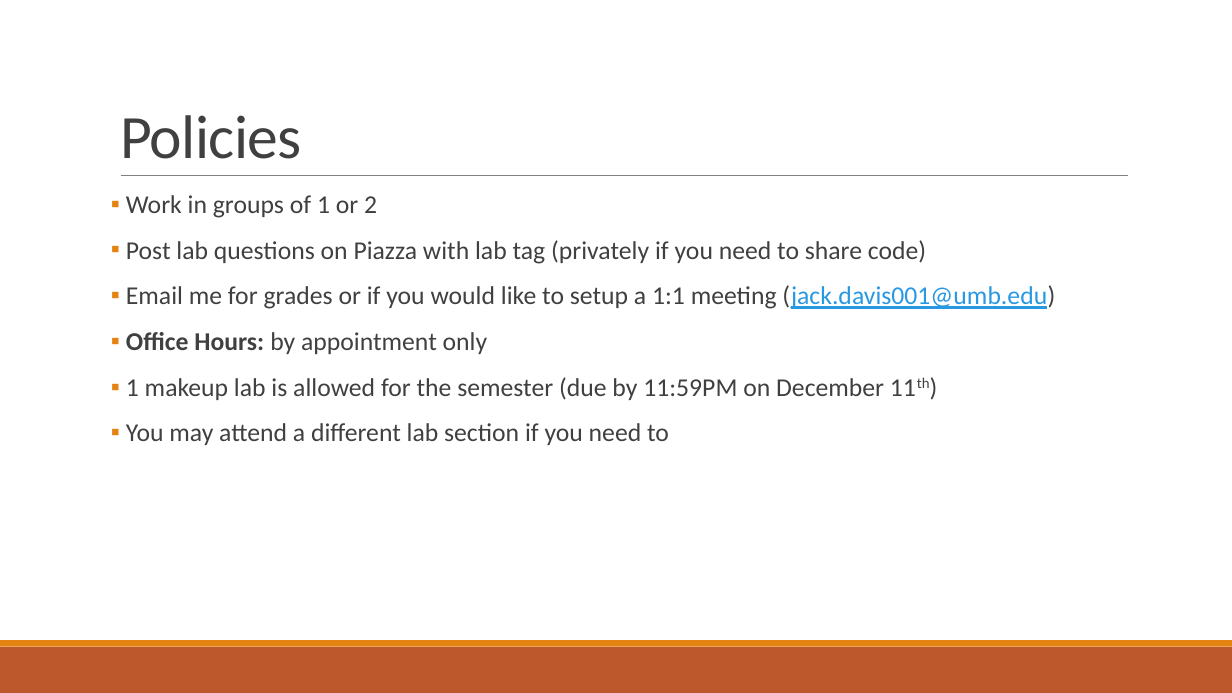
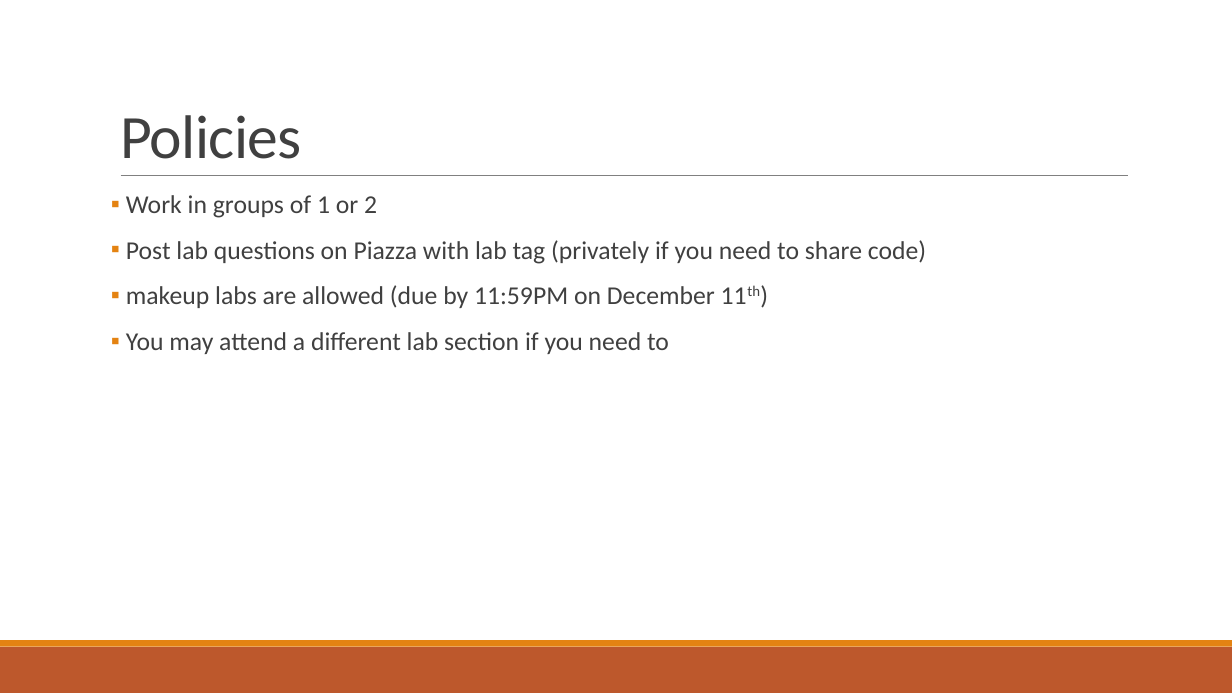
Before and after one commit to RyanZurrin/cs341, a slide deck: slide 8 of lab1/CS 341 Lab introduction.pptx (slide 7 before the commit). Drawn at 1232x693 pixels with LibreOffice and Linux fonts; fonts in the diff are those of the drawing. Boxes give left, top, right and bottom in pixels: in the first picture for what was removed or moved away, otherwise in the second. Text is boxed around its words. In the diff, an @@ line names an element or a change of style, - is before the commit and + after.

```diff
--- a/lab1/CS 341 Lab introduction.pptx
+++ b/lab1/CS 341 Lab introduction.pptx
@@ text at box(126, 285, 715, 308): text changed @@
-▪ Email me for grades or if you would like to setup a 1:1 meeting (jack.davis001@umb.edu)
-▪ Office Hours: by appointment only
-▪ 1 makeup lab is allowed for the semester (due by 11:59PM on December 11th)
+▪ makeup labs are allowed (due by 11:59PM on December 11th)
```
Also in this commit, not shown: 1 other slide changed, 1 slide added.
